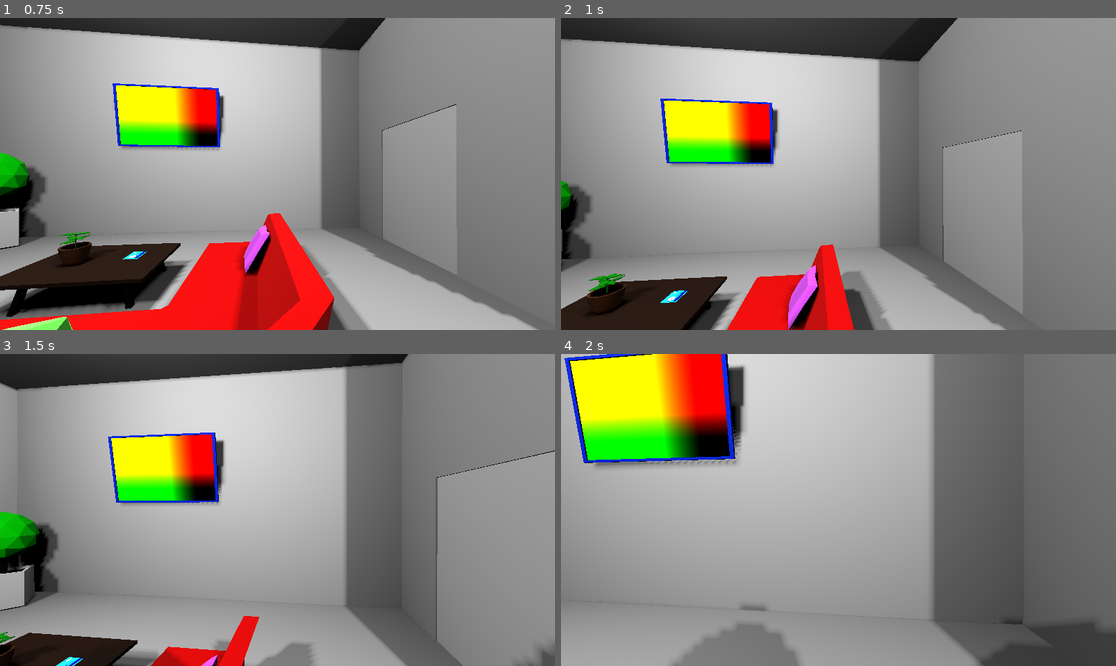
Above: before the commit, frames 1-4 (two rows, left to right).
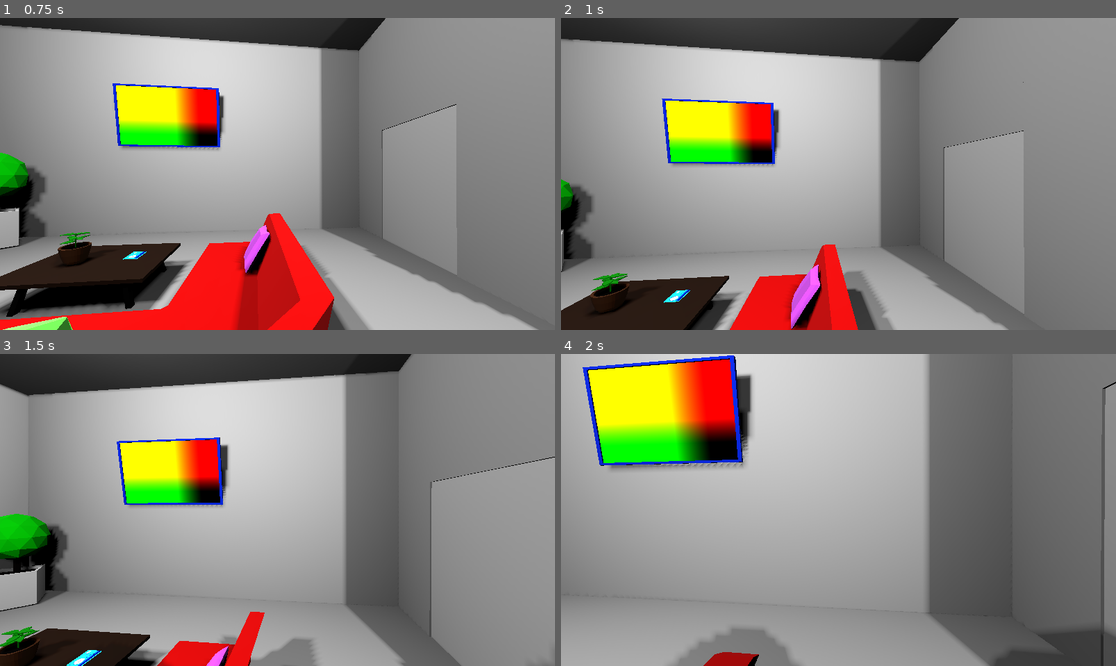
Above: after the commit, the same moments.

Repository: TheWalkingLapis/Acerola_Jam_0
Game: Godot game, scene res://PlayerTest.tscn
Same seed, same stepped clock (60 frames per second), same inputs: the game is played once before the commit and once after it.
Inputs (mouse positions are in pixels of both pictures, inside the frame that each line leads up to):
- Up to frame 1 (0.75 s): move the mouse to (305, 174) at 0.52 s; hold W (move_forward) from 0.53 s (still down); tap F (pick_up_item) at 0.6 s
- Up to frame 2 (1 s): keep holding W (move_forward); tap Space (jump) at 0.77 s; tap Shift (sneak, bound only after the commit) at 0.8 s
- Up to frame 3 (1.5 s): keep holding W (move_forward); move the mouse to (249, 510) at 1.27 s; tap Shift (sneak, bound only after the commit) at 1.35 s
- Up to frame 4 (2 s): keep holding W (move_forward); tap Space (jump) at 1.52 s; tap F (pick_up_item) at 1.55 s

Frame 1 is identical in both runs. In frame 2, 2.2% of the frame differs, in the area x 0-84%, y 0-100%; in frame 3, 10%, in the area x 0-100%, y 0-100%; in frame 4, 9.7%.

Commit message:
added scanner for keycard and digit input. Handling keycard and processing input is still TODO

Diff:
--- a/CharacterBody3D.gd
+++ b/CharacterBody3D.gd
@@ -6,6 +6,8 @@
 
 @onready var cam: Camera3D = $Camera3D
 
+@export var pick_up_ray_length = 3.0
+@export var interaction_ray_length = 2.5
 var picked_up_item: RigidBody3D = null
 var last_mouse_movement: Vector2
 var chaos_stage = 0.0
@@ -56,15 +58,27 @@
 		velocity.y -= 10 * delta
 	move_and_slide()
 
+	if Input.is_action_just_pressed("sneak"):
+		scale *= 0.5
+		movement_speed *= 0.5
+		position -= Vector3(0,1.0,0)
+		if picked_up_item != null:
+			picked_up_item.position -= Vector3(0,1.0,0)
+	if Input.is_action_just_released("sneak"):
+		scale *= 2.0
+		movement_speed *= 2.0
+		position += Vector3(0,1.0,0)
+		if picked_up_item != null:
+			picked_up_item.position += Vector3(0,1.0,0)
+
 	var mouse_pos: Vector2 = get_viewport().get_mouse_position()
 	var space_state = get_world_3d().direct_space_state
-	var ray_length: float = 3
 
 	if picked_up_item == null:
 		if Input.is_action_just_pressed("pick_up_item"):
 			# Raycast and find item to pick up
 			var from = cam.project_ray_origin(mouse_pos)
-			var to = from + cam.project_ray_normal(mouse_pos) * ray_length
+			var to = from + cam.project_ray_normal(mouse_pos) * pick_up_ray_length
 			var query = PhysicsRayQueryParameters3D.create(from, to)
 			var result = space_state.intersect_ray(query)
 			if not result.is_empty():
@@ -132,7 +146,20 @@
 
 	last_mouse_movement = Vector2(0,0)
 
-
+	if Input.is_action_just_pressed("interact") and picked_up_item == null:
+		# Raycast to find object to interact
+			var from = cam.project_ray_origin(mouse_pos)
+			var to = from + cam.project_ray_normal(mouse_pos) * interaction_ray_length
+			var query = PhysicsRayQueryParameters3D.create(from, to)
+			query.set_collide_with_areas(true)
+			var result = space_state.intersect_ray(query)
+			if not result.is_empty():
+				if result["collider"] is Area3D:
+					var area: Area3D = result["collider"]
+					if area.is_in_group("Scanner_Buttons"):
+						var scanner = area.get_parent().get_parent()
+						if scanner.has_method("activate_area"):
+							scanner.activate_area(area)
 # handle camera movement
 func _input(event):
 	# if mouse is not captured don't change camera
--- /dev/null
+++ b/PC_Casing.gdshader
@@ -0,0 +1,13 @@
+shader_type spatial;
+
+void vertex() {
+	// Called for every vertex the material is visible on.
+}
+
+void fragment() {
+	// Called for every pixel the material is visible on.
+}
+
+void light() {
+	DIFFUSE_LIGHT = .7 * vec3(.4,.4,1);
+}
--- /dev/null
+++ b/Scanner.gd
@@ -0,0 +1,33 @@
+extends Node3D
+
+@onready var area_1: Area3D = $"Areas/One"
+@onready var area_2: Area3D = $"Areas/Two"
+@onready var area_3: Area3D = $"Areas/Three"
+@onready var area_4: Area3D = $"Areas/Four"
+@onready var area_5: Area3D = $"Areas/Five"
+@onready var area_6: Area3D = $"Areas/Six"
+@onready var area_7: Area3D = $"Areas/Seven"
+@onready var area_8: Area3D = $"Areas/Eight"
+@onready var area_9: Area3D = $"Areas/Nine"
+@onready var area_0: Area3D = $"Areas/Zero"
+@onready var area_ok: Area3D = $"Areas/Ok"
+@onready var area_cancel: Area3D = $"Areas/Cancel"
+@onready var area_card: Area3D = $"Areas/CardSlot"
+
+#var areas: Array[Area3D]
+var dict: Dictionary
+
+# Called when the node enters the scene tree for the first time.
+func _ready():
+	#areas = [area_1, area_2, area_3, area_4, area_5 , area_6, area_7, area_8, area_9, area_ok, area_0, area_cancel, area_card]
+	dict = {area_1: 1, area_2: 2, area_3: 3, area_4: 4, area_5: 5, area_6: 6, area_7: 7, area_7: 7, area_8: 8, area_9: 9, area_0: 0, area_ok: -1, area_cancel: -2, area_card: -3}
+
+# Called every frame. 'delta' is the elapsed time since the previous frame.
+func _process(delta):
+	pass
+
+func activate_area(area: Area3D):
+	if not dict.has(area):
+		printerr("Error! Scanner has been called with a false Area3D!")
+		return
+	print(dict[area])
--- a/moon_base.tscn
+++ b/moon_base.tscn
@@ -28,6 +28,9 @@
 [ext_resource type="ArrayMesh" uid="uid://cvgabagq3dxkk" path="res://base/corner_desk.obj" id="21_oodl7"]
 [ext_resource type="ArrayMesh" uid="uid://bp3ts2solgnnb" path="res://base/PC_screen.obj" id="22_tasa1"]
 [ext_resource type="ArrayMesh" uid="uid://d28l5xqunn5e7" path="res://base/mug.obj" id="23_0ba0e"]
+[ext_resource type="ArrayMesh" uid="uid://c4lnfb48kvunr" path="res://base/PC.obj" id="24_gmqis"]
+[ext_resource type="Shader" path="res://PC_Casing.gdshader" id="25_4lli8"]
+[ext_resource type="PackedScene" uid="uid://b6yun7q07dy4i" path="res://scanner.tscn" id="26_wxi42"]
 
 [sub_resource type="ConcavePolygonShape3D" id="ConcavePolygonShape3D_f775g"]
 data = PackedVector3Array(19.1325, 5.023, 0, 19.2079, 4.3943, 2.4702, 19.1325, 5.023, 1.4762, 4.0635, -19.3591, 2.952,  …(54918 unchanged characters)…
@@ -196,6 +199,13 @@
 
 [sub_resource type="ConvexPolygonShape3D" id="ConvexPolygonShape3D_opyxv"]
 points = PackedVector3Array(0.167727, 0.167727, -1.17123e-05, 0.164476, 0.167727, 0.0327106, 0.167727, -0.167727, -1.17 …(2717 unchanged characters)…
+
+[sub_resource type="ConvexPolygonShape3D" id="ConvexPolygonShape3D_pja5o"]
+points = PackedVector3Array(1, 0.999979, 0.716139, 1, -1, 0.716139, 1, 0.999979, -0.716139, -1, 0.999979, 0.716139, 1, -1, -0.716139, -1, -1, 0.716139, -1, 0.999979, -0.716139, -1, -1, -0.716139)
+
+[sub_resource type="ShaderMaterial" id="ShaderMaterial_7l3tg"]
+render_priority = 0
+shader = ExtResource("25_4lli8")
 
 [sub_resource type="BoxShape3D" id="BoxShape3D_0k30w"]
 size = Vector3(11.5, 10, 0.4)
@@ -715,6 +725,22 @@
 mesh = ExtResource("23_0ba0e")
 skeleton = NodePath("../../../../../..")
 
+[node name="PC" type="CollisionShape3D" parent="Interior/LivingRoom/Desk"]
+transform = Transform3D(-2.18557e-08, 0, -0.5, 0, 0.5, 0, 0.5, 0, -2.18557e-08, -1.54575, 0.539006, -0.716639)
+shape = SubResource("ConvexPolygonShape3D_pja5o")
+
+[node name="Pc" type="MeshInstance3D" parent="Interior/LivingRoom/Desk/PC"]
+mesh = ExtResource("24_gmqis")
+skeleton = NodePath("../../../../..")
+surface_material_override/1 = SubResource("ShaderMaterial_7l3tg")
+
+[node name="OmniLight3D" type="OmniLight3D" parent="Interior/LivingRoom/Desk/PC"]
+transform = Transform3D(1, 0, 0, 0, 1, 0, 0, 0, 1, 0, 0, -0.838247)
+light_color = Color(0.584314, 0.67451, 1, 1)
+
+[node name="Scanner" parent="Interior/LivingRoom" instance=ExtResource("26_wxi42")]
+transform = Transform3D(-4.37114e-08, 0, -1, 0, 1, 0, 1, 0, -4.37114e-08, 2.55539, 2.86587, -9.39431)
+
 [node name="SleepingRoom" type="Node3D" parent="Interior"]
 transform = Transform3D(1, 0, 0, 0, 1, 0, 0, 0, 1, -6.64142, 0, 2.50353)
 script = ExtResource("19_w6rye")
--- a/project.godot
+++ b/project.godot
@@ -37,9 +37,19 @@
 "events": [Object(InputEventKey,"resource_local_to_scene":false,"resource_name":"","device":-1,"window_id":0,"alt_pressed":false,"shift_pressed":false,"ctrl_pressed":false,"meta_pressed":false,"pressed":false,"keycode":0,"physical_keycode":68,"key_label":0,"unicode":100,"echo":false,"script":null)
 ]
 }
+sneak={
+"deadzone": 0.5,
+"events": [Object(InputEventKey,"resource_local_to_scene":false,"resource_name":"","device":-1,"window_id":0,"alt_pressed":false,"shift_pressed":false,"ctrl_pressed":false,"meta_pressed":false,"pressed":false,"keycode":0,"physical_keycode":4194325,"key_label":0,"unicode":0,"echo":false,"script":null)
+]
+}
 jump={
 "deadzone": 0.5,
 "events": [Object(InputEventKey,"resource_local_to_scene":false,"resource_name":"","device":-1,"window_id":0,"alt_pressed":false,"shift_pressed":false,"ctrl_pressed":false,"meta_pressed":false,"pressed":false,"keycode":0,"physical_keycode":32,"key_label":0,"unicode":32,"echo":false,"script":null)
+]
+}
+interact={
+"deadzone": 0.5,
+"events": [Object(InputEventKey,"resource_local_to_scene":false,"resource_name":"","device":-1,"window_id":0,"alt_pressed":false,"shift_pressed":false,"ctrl_pressed":false,"meta_pressed":false,"pressed":false,"keycode":0,"physical_keycode":70,"key_label":0,"unicode":102,"echo":false,"script":null)
 ]
 }
 pick_up_item={
--- /dev/null
+++ b/scanner.tscn
@@ -0,0 +1,108 @@
+[gd_scene load_steps=6 format=3 uid="uid://b6yun7q07dy4i"]
+
+[ext_resource type="Script" path="res://Scanner.gd" id="1_nxisw"]
+[ext_resource type="ArrayMesh" uid="uid://dqhcmew07xd0a" path="res://base/scanner.obj" id="2_k0j8r"]
+
+[sub_resource type="BoxShape3D" id="BoxShape3D_1jj72"]
+size = Vector3(0.402252, 1.89328, 1.271)
+
+[sub_resource type="BoxShape3D" id="BoxShape3D_mrd3f"]
+size = Vector3(0.113968, 0.201904, 0.195801)
+
+[sub_resource type="BoxShape3D" id="BoxShape3D_if3ty"]
+size = Vector3(0.268341, 1.87781, 0.0962448)
+
+[node name="Scanner" type="Node3D"]
+script = ExtResource("1_nxisw")
+
+[node name="Scanner" type="StaticBody3D" parent="."]
+
+[node name="ScannerCollider" type="CollisionShape3D" parent="Scanner"]
+transform = Transform3D(1, 0, 0, 0, 1, 0, 0, 0, 1, 0.00117493, -0.0707855, 0.0632324)
+shape = SubResource("BoxShape3D_1jj72")
+
+[node name="ScannerMesh" type="MeshInstance3D" parent="Scanner/ScannerCollider"]
+transform = Transform3D(1, 0, 0, 0, 1, 0, 0, 0, 1, -0.00117493, 0.0707855, -0.0632324)
+mesh = ExtResource("2_k0j8r")
+skeleton = NodePath("../../..")
+
+[node name="Areas" type="Node3D" parent="."]
+
+[node name="One" type="Area3D" parent="Areas" groups=["Scanner_Buttons"]]
+transform = Transform3D(1, 0, 0, 0, 1, 0, 0, 0, 1, 0.170967, 0.0372314, 0.398682)
+
+[node name="CollisionShape3D" type="CollisionShape3D" parent="Areas/One"]
+shape = SubResource("BoxShape3D_mrd3f")
+
+[node name="Two" type="Area3D" parent="Areas" groups=["Scanner_Buttons"]]
+transform = Transform3D(1, 0, 0, 0, 1, 0, 0, 0, 1, 0.170967, 0.0372314, 0.146127)
+
+[node name="CollisionShape3D" type="CollisionShape3D" parent="Areas/Two"]
+shape = SubResource("BoxShape3D_mrd3f")
+
+[node name="Three" type="Area3D" parent="Areas" groups=["Scanner_Buttons"]]
+transform = Transform3D(1, 0, 0, 0, 1, 0, 0, 0, 1, 0.170967, 0.0372314, -0.109036)
+
+[node name="CollisionShape3D" type="CollisionShape3D" parent="Areas/Three"]
+shape = SubResource("BoxShape3D_mrd3f")
+
+[node name="Four" type="Area3D" parent="Areas" groups=["Scanner_Buttons"]]
+transform = Transform3D(1, 0, 0, 0, 1, 0, 0, 0, 1, 0.170967, -0.188631, 0.398682)
+
+[node name="CollisionShape3D" type="CollisionShape3D" parent="Areas/Four"]
+shape = SubResource("BoxShape3D_mrd3f")
+
+[node name="Five" type="Area3D" parent="Areas" groups=["Scanner_Buttons"]]
+transform = Transform3D(1, 0, 0, 0, 1, 0, 0, 0, 1, 0.171, -0.189, 0.146)
+
+[node name="CollisionShape3D" type="CollisionShape3D" parent="Areas/Five"]
+shape = SubResource("BoxShape3D_mrd3f")
+
+[node name="Six" type="Area3D" parent="Areas" groups=["Scanner_Buttons"]]
+transform = Transform3D(1, 0, 0, 0, 1, 0, 0, 0, 1, 0.171, -0.189, -0.109)
+
+[node name="CollisionShape3D" type="CollisionShape3D" parent="Areas/Six"]
+shape = SubResource("BoxShape3D_mrd3f")
+
+[node name="Seven" type="Area3D" parent="Areas" groups=["Scanner_Buttons"]]
+transform = Transform3D(1, 0, 0, 0, 1, 0, 0, 0, 1, 0.170967, -0.425979, 0.398682)
+
+[node name="CollisionShape3D" type="CollisionShape3D" parent="Areas/Seven"]
+shape = SubResource("BoxShape3D_mrd3f")
+
+[node name="Eight" type="Area3D" parent="Areas" groups=["Scanner_Buttons"]]
+transform = Transform3D(1, 0, 0, 0, 1, 0, 0, 0, 1, 0.171, -0.426, 0.146)
+
+[node name="CollisionShape3D" type="CollisionShape3D" parent="Areas/Eight"]
+shape = SubResource("BoxShape3D_mrd3f")
+
+[node name="Nine" type="Area3D" parent="Areas" groups=["Scanner_Buttons"]]
+transform = Transform3D(1, 0, 0, 0, 1, 0, 0, 0, 1, 0.171, -0.426, -0.109)
+
+[node name="CollisionShape3D" type="CollisionShape3D" parent="Areas/Nine"]
+shape = SubResource("BoxShape3D_mrd3f")
+
+[node name="Cancel" type="Area3D" parent="Areas" groups=["Scanner_Buttons"]]
+transform = Transform3D(1, 0, 0, 0, 1, 0, 0, 0, 1, 0.170967, -0.681665, 0.398682)
+
+[node name="CollisionShape3D" type="CollisionShape3D" parent="Areas/Cancel"]
+shape = SubResource("BoxShape3D_mrd3f")
+
+[node name="Zero" type="Area3D" parent="Areas" groups=["Scanner_Buttons"]]
+transform = Transform3D(1, 0, 0, 0, 1, 0, 0, 0, 1, 0.171, -0.682, 0.146)
+
+[node name="CollisionShape3D" type="CollisionShape3D" parent="Areas/Zero"]
+shape = SubResource("BoxShape3D_mrd3f")
+
+[node name="Ok" type="Area3D" parent="Areas" groups=["Scanner_Buttons"]]
+transform = Transform3D(1, 0, 0, 0, 1, 0, 0, 0, 1, 0.171, -0.682, -0.109)
+
+[node name="CollisionShape3D" type="CollisionShape3D" parent="Areas/Ok"]
+shape = SubResource("BoxShape3D_mrd3f")
+
+[node name="CardSlot" type="Area3D" parent="Areas" groups=["Scanner_Buttons"]]
+transform = Transform3D(1, 0, 0, 0, 1, 0, 0, 0, 1, 0, 0, -0.419964)
+
+[node name="CollisionShape3D" type="CollisionShape3D" parent="Areas/CardSlot"]
+transform = Transform3D(1, 0, 0, 0, 1, 0, 0, 0, 1, 0.0895233, -0.0708618, -0.00407791)
+shape = SubResource("BoxShape3D_if3ty")
Not shown, added: base/PC.mtl
Not shown, added: base/PC.obj
Not shown, added: base/scanner.mtl
Not shown, added: base/scanner.obj
Not shown: 1 places in moon_base.tscn that only renumber resources
Not shown, added: base/PC.blend
Not shown, added: base/scanner.blend
Not shown, added: base/scanner.blend1
